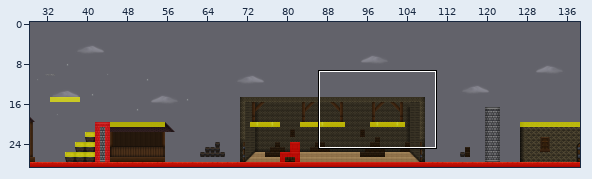
Level history. Tiled map: res/maps/level1.tmx. The picture above shows the old version from afar; the outline marks the close-up.
Close-up. Earlier state:
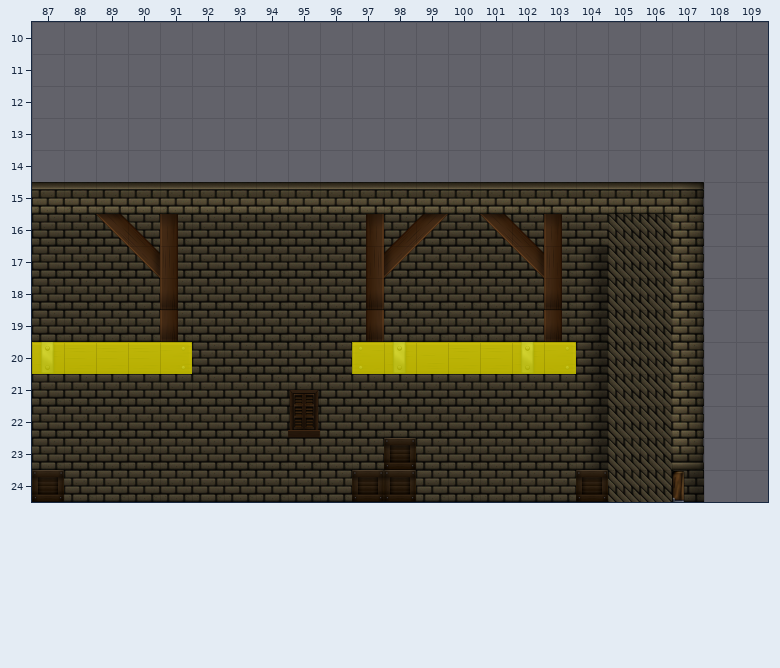
Cells are 64x64 px. Shown: x 87..109, y 10..24. The commit also changed other parts of the map, which this record leaves out.
The same view after the edit:
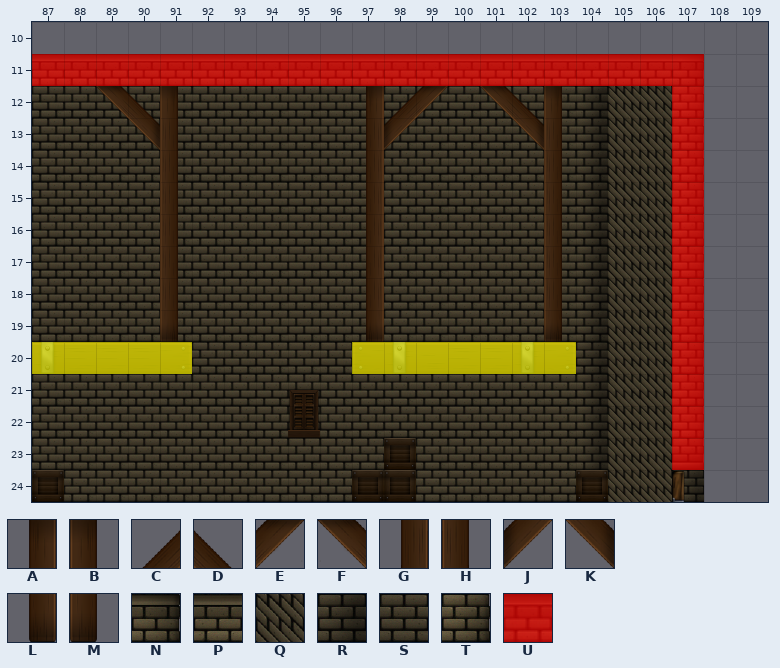
Key: from "Environment Tiles": A 152, B 152 flipped left-right, C 153, D 153 flipped left-right, E 154, F 154 flipped left-right, G 168, H 168 flipped left-right, J 169, K 169 flipped left-right, L 184, M 184 flipped left-right, N 192 flipped left-right, P 193, Q 194 flipped left-right, R 195 flipped left-right, S 196, T 208 flipped left-right; from "Meta Tileset": U 3 "collision".
_ is an empty cell.
See-through tiles are keyed as they look on the map.
The exact change:
Layer "Middleground01":
y 11: x 87..107 _____________________ -> PPPPPPPPPPPPPPPPPPPPN
y 12..14: x 87..107 _____________________ -> SSSSSSSSSSSSSSSSSRQQT
y 15: x 87..107 PPPPPPPPPPPPPPPPPPPPN -> SSSSSSSSSSSSSSSSSRQQT
y 16: x 104 S -> R
Layer "middleground02":
y 12: x 89..91 ___ -> FDB; x 97..99 ___ -> ACE; x 101..103 ___ -> FDB
y 13: x 90..91 __ -> KH; x 97..98 __ -> GJ; x 102..103 __ -> KH
y 14..15: x 91 _ -> H; x 97 _ -> G; x 103 _ -> H
y 16: x 89..90 FD -> __; x 98..99 CE -> __; x 101..102 FD -> __
y 17: x 90 K -> _; x 98 J -> _; x 102 K -> _
y 18: x 91 M -> H; x 97 L -> G; x 103 M -> H
Layer "Collision":
y 11: x 87..107 _____________________ -> UUUUUUUUUUUUUUUUUUUUU
y 12..23: x 107 _ -> U
